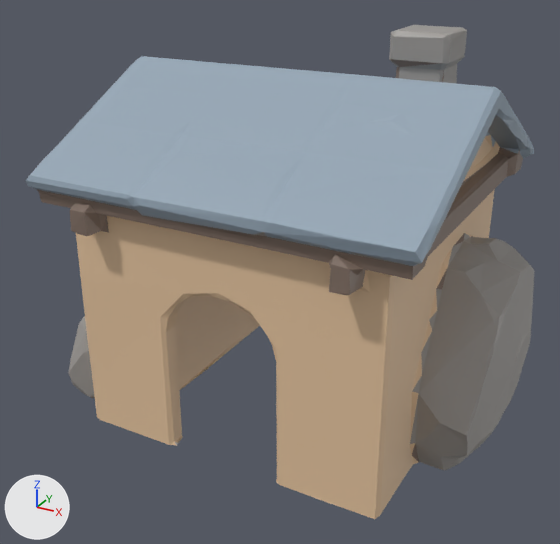
Two versions of the glTF model docs/univers/archipeo/batiments/modeles/6e-batiment-abri-de-lavi/final-3000.glb, one commit apart.
Both versions are drawn from a 50 mm camera at (0.752, -1.488, 1.048) aimed at (-0.027, -0.072, 0.34). Every picture has the same lights, and +X, +Y and +Z are marked at lower left. The picture after the commit comes second. Vertices at exactly the same position are counted once.

Objects in the first picture: 'geometry_0'.
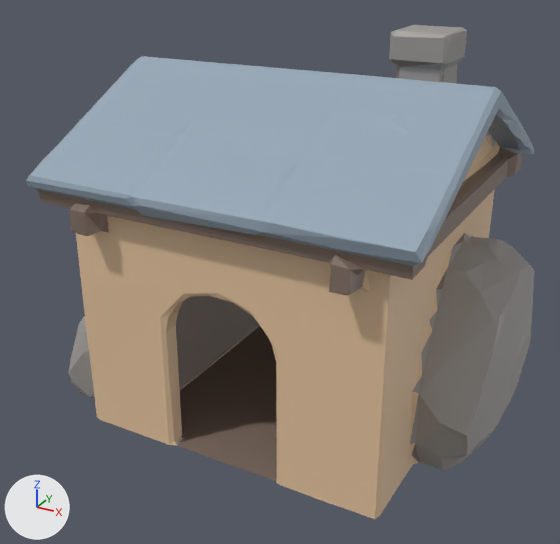
Where the change shows, as pixel boxes [x1, y1, x2, y2] in the pictures (560 x 544 px):
part 1 of me_geometry_0, added (brown)
    after: [180, 326, 277, 470]
part 2 of me_geometry_0, built on
    both: [160, 276, 412, 519]
part 3 of me_geometry_0, recoloured (brown to grey)
    both: [176, 296, 260, 390]

What changed in the scene script:
```text
Change me_geometry_0:
    used by ob_geometry_0; location = (0.0, 0.0, 0.0)
    remove me_geometry_0.from_pydata(...)  # 1241 vertices, 2266 faces; spans x -0.513..0.487, y -0.411..0.369, z 0.0..0.854
    add me_geometry_0.from_pydata(...)  # 1330 vertices, 2546 faces; spans x -0.513..0.487, y -0.411..0.369, z 0.0..0.854
    me_geometry_0 part 1: a new loose piece of 50 vertices spanning x -0.263..0.269, y -0.317..0.277, z 0.003, in mat_defaultmaterial
    me_geometry_0 part 2
    74 faces are deleted
    2 vertices move within x -0.401, y -0.274, z 0.0
    4 vertices are added at (-0.138, -0.348, 0.003), (0.112, -0.348, 0.003), (0.112, -0.317, 0.003), (-0.138, -0.317, 0.003)
    276 new faces join them
    me_geometry_0 part 3: 344 kept faces spanning x -0.513..0.268, y -0.314..0.286, z 0.0..0.527 get new vertex colours
    other edits to the shape of me_geometry_0 do not show in these pictures
```
